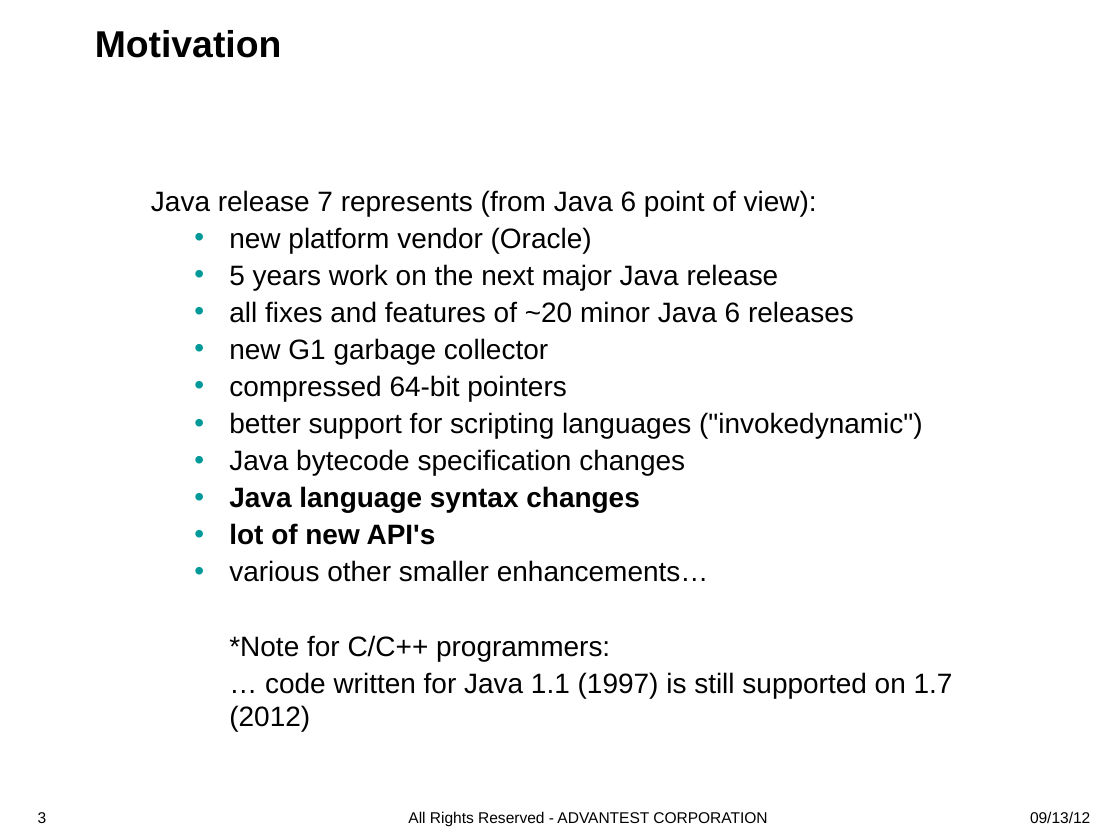
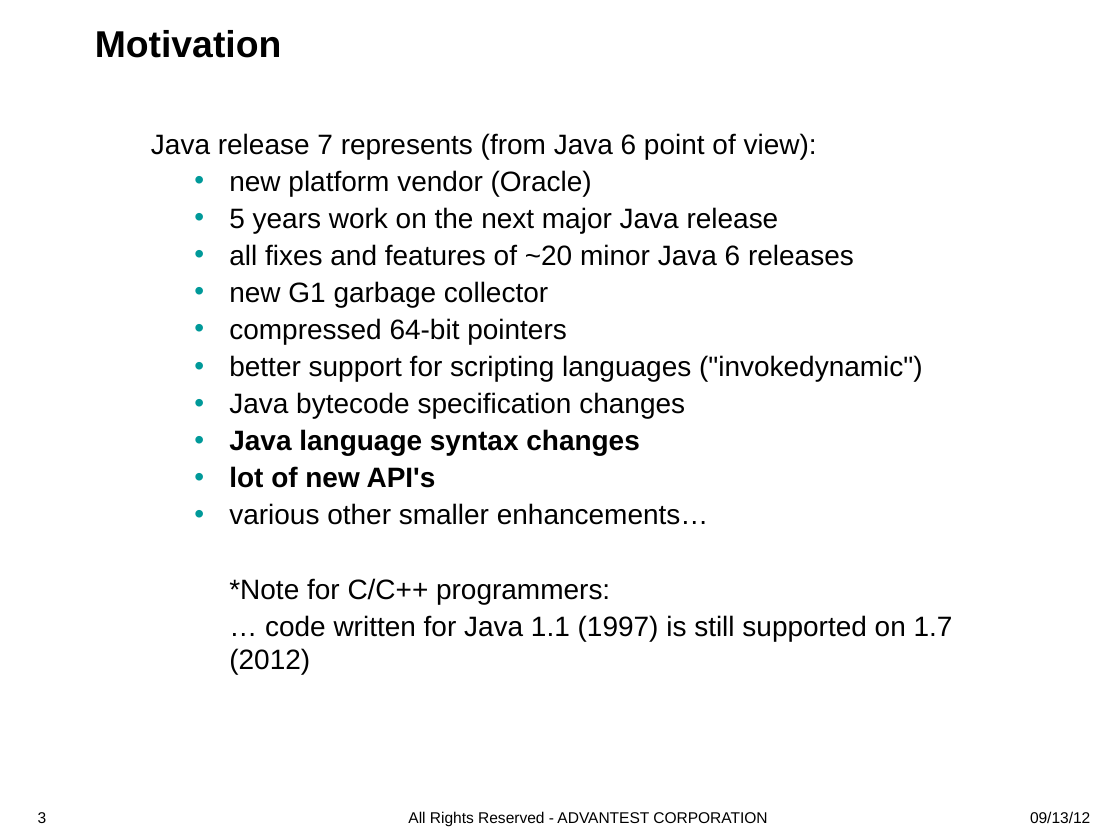
Before and after one commit to iloveeclipse/java7examples, a slide deck: slide 3 of doc/Java7_highlights.ppt. Drawn at 1120x840 pixels with LibreOffice and Linux fonts; fonts in the diff are those of the drawing; background and template pictures are left out. Boxes give left, top, right and bottom in pixels: in the first picture for what was removed or moved away, otherwise in the second. Text is boxed around its words. In the diff, an @@ line names an element or a change of style, - is before the commit and + after.

```diff
--- a/doc/Java7_highlights.ppt
+++ b/doc/Java7_highlights.ppt
@@ text "Java release 7 represents (from ..." moved from (x1=151, y1=190, x2=953, y2=731) to (x1=151, y1=133, x2=953, y2=674) @@
```
Also in this commit, not shown: 8 other slides changed, 4 slides added, 1 slide removed, 1 other file.
